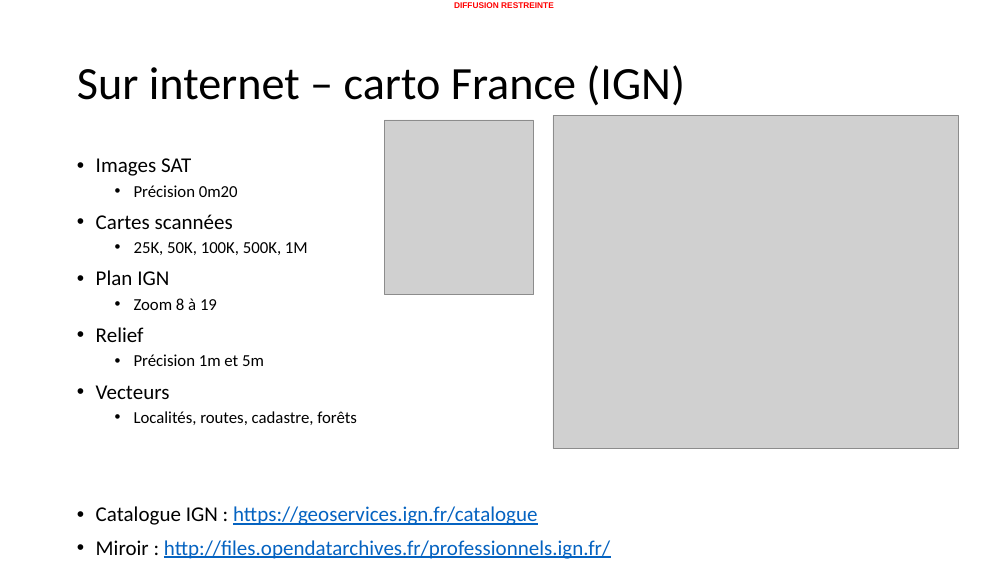
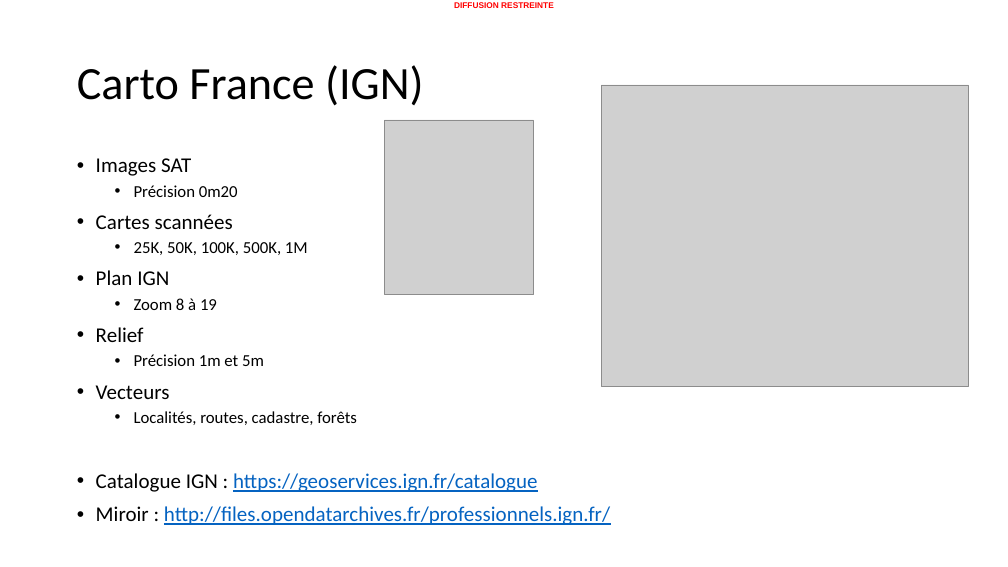
Before and after one commit to 20100dbg/OutilsGeo, a slide deck: slide 4 of cours/Guide - obtenir des cartes.pptx (slide 3 before the commit). Drawn at 1008x567 pixels with LibreOffice and Linux fonts; fonts in the diff are those of the drawing; grey boxes stand for pictures; background and template pictures are left out. Boxes give left, top, right and bottom in pixels: in the first picture for what was removed or moved away, otherwise in the second. Text is boxed around its words. In the diff, an @@ line names an element or a change of style, - is before the commit and + after.

```diff
--- a/cours/Guide - obtenir des cartes.pptx
+++ b/cours/Guide - obtenir des cartes.pptx
@@ title at <box>77,65,423,106</box>: text changed @@
-Sur internet – carto France (IGN)
+Carto France (IGN)
@@ picture: place and size @@
-picture at <box>553,116,958,449</box>
+picture at <box>602,85,969,386</box>
@@ text "Images SAT" rewrapped from <box>96,158,610,559</box> to <box>96,158,610,525</box> @@
```
Also in this commit, not shown: 16 other slides changed, 9 slides added, 14 slides removed, 4 other files.
